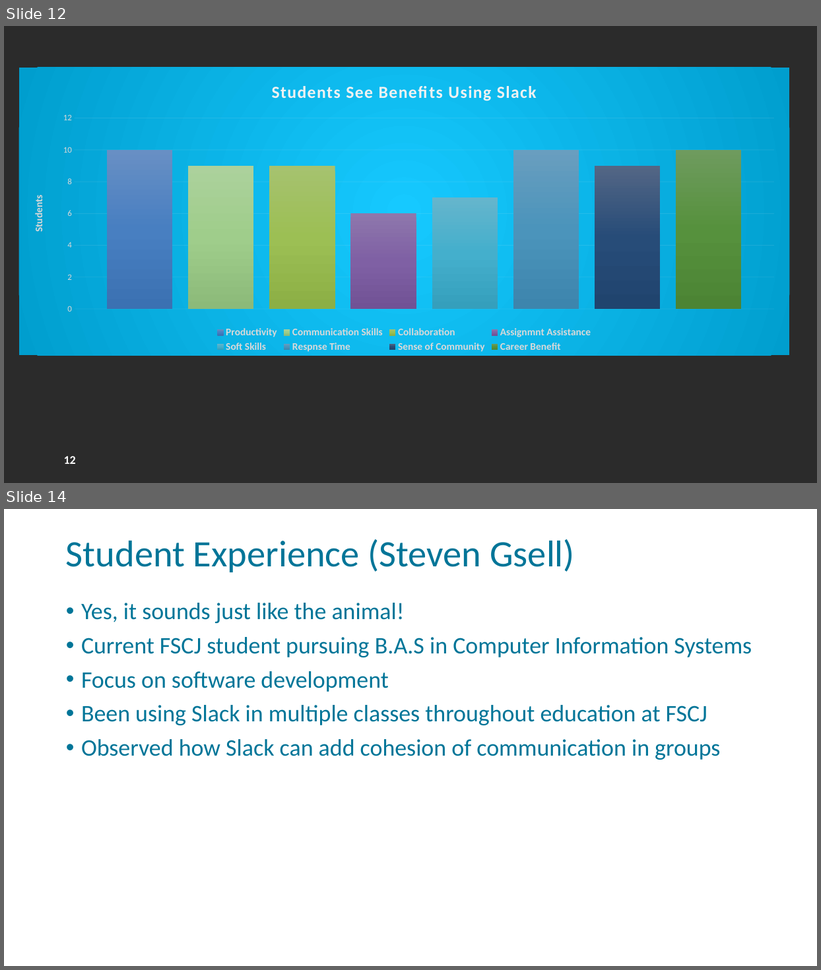
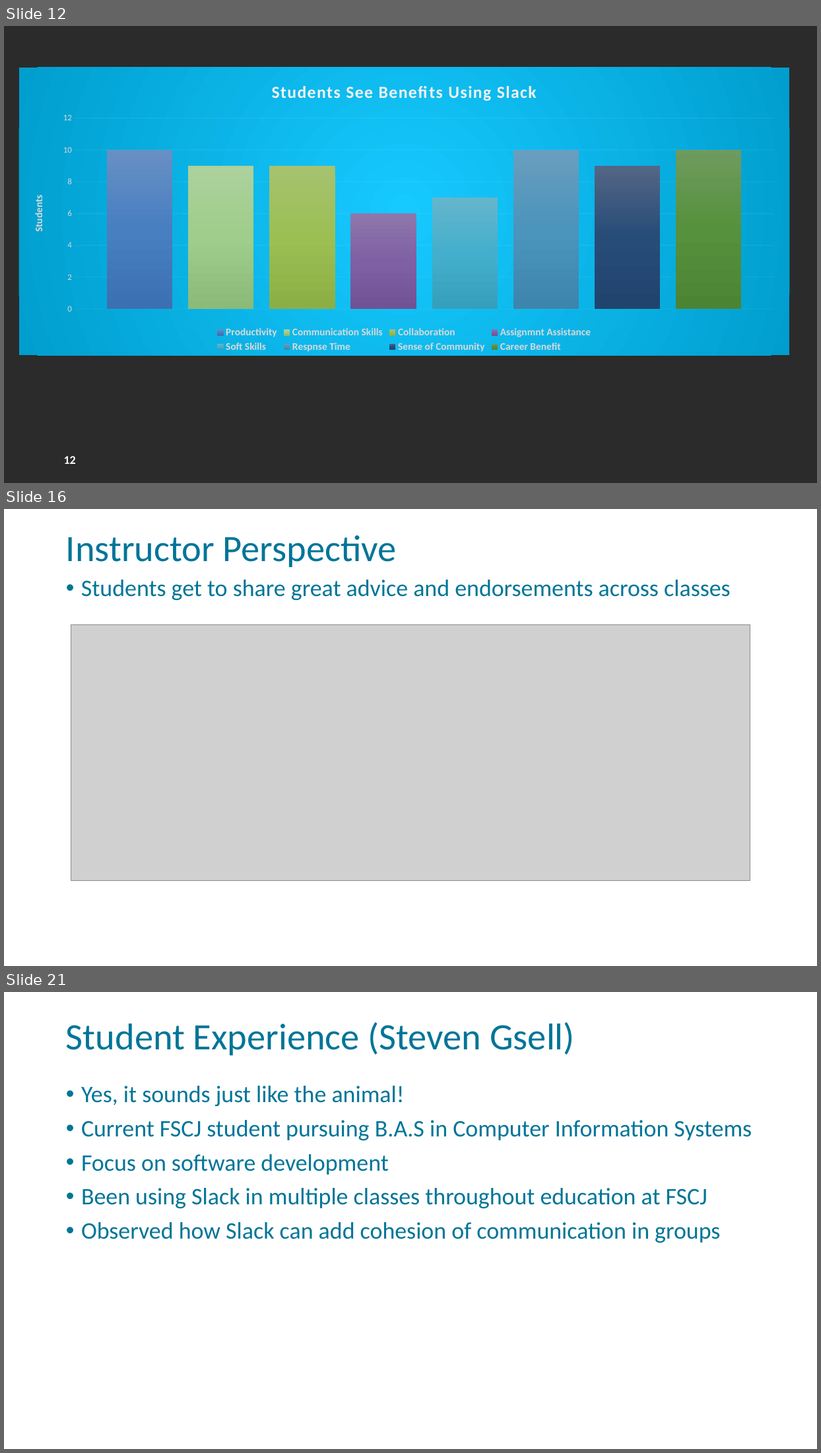
Before and after one commit to FSCJ-FacultyDev/HITEC2024, a slide deck: LeveragingSlackForStudentCollaboration.pptx. Shown one above the other, each under a label of ours: slides 12 and 14 before the commit, slides 12, 16 and 21 after it; the slides between them are not shown. The pictures are 821x970 and 821x1453 pixels, drawn with LibreOffice and Linux fonts; fonts in the diff are those of the drawing; grey boxes stand for pictures; background and template pictures are left out; a plain dark background stands for a picture behind light text. Boxes give left, top, right and bottom in pixels: in the first picture for what was removed or moved away, otherwise in the second. Text is boxed around its words. In the diff, an @@ line names an element or a change of style, - is before the commit and + after.

```diff
--- a/LeveragingSlackForStudentCollaboration.pptx
+++ b/LeveragingSlackForStudentCollaboration.pptx
@@ slide 16 added at (4, 509, 817, 966), background picture (left out); not listed: 1 template element that a slide beside it also shows @@
@@ title added at (66, 535, 397, 567), 44 pt, text #007598 @@
+Instructor Perspective
@@ text added at (81, 580, 731, 600), 28 pt, text #007598 @@
+• Students get to share great advice and endorsements across classes
@@ picture added at (71, 625, 750, 881) @@
@@ what was slide 14 is now slide 21 @@
```
Also in this commit, not shown: 2 slides changed, 6 other slides added.
